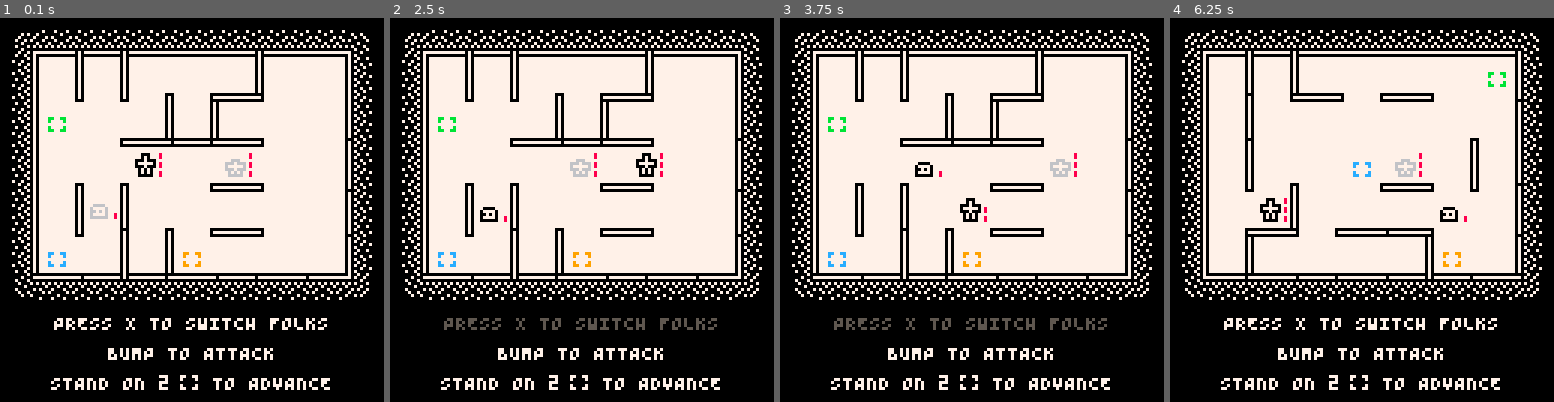
Above: before the commit, frames 1-4 (left to right).
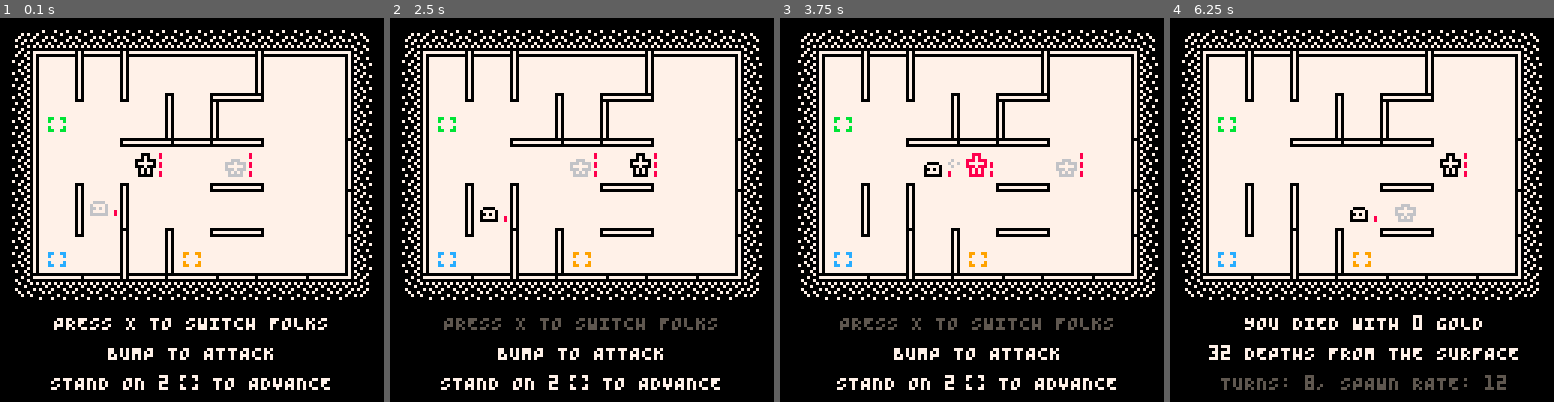
Above: after the commit, the same moments.

Repository: taylordolan/grid-folks
Game: PICO-8 cartridge grid_folks.p8
Two runs of this game, one before a commit and one after it. Both use one fixed random seed, a clock stepped at 60 frames per second and the inputs below.
Inputs:
- Up to frame 1 (0.1 s): no input
- Up to frame 2 (2.5 s): tap X (X key) at 0.33, 1.07, 1.85 s; tap O (Z key) at 0.7, 1.7, 2.1 s; hold Right 1.6-2.1 s; hold Up 2.15-2.42 s; hold Right from 2.47 s (still down)
- Up to frame 3 (3.75 s): tap O (Z key) every 0.4 s from 2.5 to 3.7 s; tap X (X key) at 2.97 s; release Right at 3.03 s; hold Left 3.08-3.58 s; hold Down from 3.63 s (still down)
- Up to frame 4 (6.25 s): release Down at 3.97 s; hold Right 4.02-4.68 s; tap X (X key) at 4.08, 5.2 s; tap O (Z key) every 0.4 s from 4.1 to 6.1 s; hold Up 4.73-5.03 s; hold Left 5.08-5.68 s; hold Down 5.73-6.03 s; hold Right from 6.08 s (still down)

The runs differ from the first frame. In frame 1, 0.2% of the frame differs, in the area x 23-31%, y 47-53%; in frame 2, 0.2%; in frame 3, 13%, in the area x 3-99%, y 3-97%; in frame 4, 8.3%.

Commit message:
wait animation for timid enemies

Diff:
--- a/grid_folks.p8
+++ b/grid_folks.p8
@@ -19,13 +19,13 @@
 -- [x] smooth out animations on new_num_effect and new_charge
 -- [x] maybe dash enemies should leave a visual trail
 -- [x] flash threatened health
--- [ ] make a clearer animation for when timid enemies wait
+-- [x] make a clearer animation for when timid enemies wait
+-- [ ] different screen shake direction for shoot?
 -- [ ] optimize pathfinding/movement
 -- [ ] report cpu and framerate in debug mode
 
 -- optimizations
--- [x] create a trim function for removing the first item in a table if its length is > 1
--- [x] clean up h_btns()
+-- [ ] clean up end_draw()
 
 -- game state that gets refreshed on restart
 function _init()
@@ -70,7 +70,7 @@
 	has_advanced = false
   has_bumped = false
   depth = 32
-  ani_frames = 4
+  ani_frames = 6
   shakes = {{0,0}}
   game_over = false
   time = 0
@@ -485,7 +485,7 @@
 				local _half = {(_here[1] + _next[1]) / 2, _here[2]-4}
 				set_tile(self, next_tile)
 				ani_to(self, {_half, _next}, ani_frames/2, 0)
-				delay = ani_frames
+				delay = ani_frames * 2
 				sfx(sounds.jump, 3)
 				p_turn = false
 
@@ -500,7 +500,7 @@
           end
 					new_shot(self, direction)
 					sfx(sounds.shoot, 3)
-					delay = ani_frames
+					delay = ani_frames * 2
 					p_turn = false
 
 				-- otherwise, if there's an enemy in the destination, hit it
@@ -510,14 +510,14 @@
 					local here = pos_pix(tile(self))
 					local bump = {here[1] + direction[1] * 4, here[2] + direction[2] * 4}
 					ani_to(self, {bump, here}, ani_frames/2, 0)
-					delay = ani_frames
+					delay = ani_frames * 2
 					p_turn = false
 
 				-- otherwise, move to the destination
 				else
 					set_tile(self, next_tile)
 					ani_to(self, {pos_pix(next_tile)}, ani_frames, 0)
-					delay = ani_frames
+					delay = ani_frames * 2
 					p_turn = false
 				end
 			end
@@ -636,7 +636,7 @@
 
 function new_e()
 	local _e = new_thing()
-  _e.sprite = 021
+  _e.sprites = {021}
 	_e.type = "enemy"
   _e.target_type = "hero"
 	_e.stunned = true
@@ -726,7 +726,7 @@
       local here = pos_pix(tile(self))
       local bump = {here[1] + direction[1] * 4, here[2] + direction[2] * 4}
       ani_to(self, {bump, here}, ani_frames/2, 2)
-      delay = ani_frames
+      delay = ani_frames * 2
       sfx(sounds.enemy_bump, 3)
     end
   end
@@ -735,13 +735,13 @@
     if self.step then
       set_tile(self, self.step)
       ani_to(self, {pos_pix(self.step)}, ani_frames, 0)
-      delay = ani_frames
+      delay = ani_frames * 2
     end
   end
 
 	_e.draw = function(self)
 
-		local sprite = self.sprite
+		local sprite = self.sprites[1]
 
 		-- set the current screen destination using the first value in pixels
 		local sx = self.pixels[1][1]
@@ -768,6 +768,7 @@
       spr(002, sx, sy)
 		end
 
+    trim(self.sprites)
 		self:end_draw()
 	end
 
@@ -801,7 +802,7 @@
 
 function new_e_timid()
   local _e = new_e()
-  _e.sprite = 021
+  _e.sprites = {021}
 	_e.health = 1
 
   _e.get_step = function(self)
@@ -814,11 +815,12 @@
           distance(step, tile(hero_b)) > 1
         then
           return step
+        -- wait
         else
           local dir = get_direction(tile(self), step)
           local _a = pos_pix(tile(self))
           local _b = {_a[1] + dir[1] * 2, _a[2] + dir[2] * 2}
-          ani_to(self, {_b,_a}, ani_frames / 2, 0)
+          self.sprites = frames({027,021},ani_frames)
         end
       end
     end
@@ -829,7 +831,7 @@
 
 function new_e_dash()
   local _e = new_e()
-  _e.sprite = 026
+  _e.sprites = {026}
   _e.health = 1
   _e.dir = {0,0}
 
@@ -882,7 +884,7 @@
       end
       set_tile(self, _t)
       ani_to(self, {pos_pix(_t)}, ani_frames, 0)
-      delay = ani_frames
+      delay = ani_frames * 2
       sfx(sounds.enemy_bump, 3)
       self.health = 0
     end
@@ -893,14 +895,14 @@
 
 function new_e_slime()
   local _e = new_e()
-  _e.sprite = 022
+  _e.sprites = {022}
 
   _e.move = function(self)
     if self.step then
       set_tile(new_e_baby(), tile(self))
       set_tile(self, self.step)
       ani_to(self, {pos_pix(self.step)}, ani_frames, 0)
-      delay = ani_frames
+      delay = ani_frames * 2
       self.stunned = true
     end
   end
@@ -912,7 +914,7 @@
       local here = pos_pix(tile(self))
       local bump = {here[1] + direction[1] * 4, here[2] + direction[2] * 4}
       ani_to(self, {bump, here}, ani_frames/2, 2)
-      delay = ani_frames
+      delay = ani_frames * 2
       sfx(sounds.enemy_bump, 3)
       self.stunned = true
     end
@@ -924,7 +926,7 @@
 function new_e_baby()
   local _e = new_e()
 	_e.health = 1
-  _e.sprite = 023
+  _e.sprites = {023}
   return _e
 end
 
@@ -1021,7 +1023,7 @@
     if self.step then
       set_tile(self, self.step)
       ani_to(self, {pos_pix(self.step)}, ani_frames, 0)
-      delay = ani_frames
+      delay = ani_frames * 2
 
       local grow_enemies = {}
       for next in all(enemies) do
@@ -1462,7 +1464,7 @@
         print(sign .. amount, result[1], result[2], outline)
 			end
 			print(sign .. amount, base[1], base[2], color)
-			if self.t < 128 then
+			if self.t < 64 then
         self.t += 1
         self.offset = max(-8, self.offset - 1)
 			else
@@ -1955,7 +1957,7 @@
   _c.color = color
   _c.list = effects
   _c.offset = -8
-  _c.delay = ani_frames
+  _c.delay = ani_frames * 2
   _c.draw = function(self)
     if self.delay > 0 then
       self.delay -= 1
@@ -1978,7 +1980,7 @@
 function new_button(color)
 	local _b = new_thing()
 
-  _b.sprites = {016,016,016,016,017,017,017,017,018}
+  _b.sprites = frames({016,017,018})
   _b.c_o = frames({-8,-7,-6,-5,-4,-3,-2,-1}) -- charge offset
 	_b.type = "button"
 	_b.color = color
@@ -2017,14 +2019,14 @@
 0007000ff07070fffffffffffffaaafffaa6aafffff6ffffffffffff600600070606060600060000060006000000000000000000000000000000000000000000
 f07070fff07070fffff6ffffffffffffffffffffffffffffffffffff000006070000000000600607000600070000000000000000000000000000000000000000
 f00000fff00000fffff6ffffffffffffffffffffffffffffffffffff060060077777777706006007000006070000000000000000000000000000000000000000
-fffffffffffffffffffffffffff77fffffffffffffffffffffffffffffffffffffffffff000000ffffffffff0000000000000000000000000000000000000000
-ffffffffffffffffffffffffff7667ffeeeeeeee00000fffffffffffffffffff000000ff077770ffffffffff0000000000000000000000000000000000000000
-fffffffffffffffffffffffff767767feffffffe07070ffff0000fffffffffff077770ff007070ff000000ff0000000000000000000000000000000000000000
-f66ff66fffffffffff6666ffff7667ffefeeeefe070700ff077770fff0000fff007070ff077770ff077770ff0000000000000000000000000000000000000000
-f6ffff6fff6666fff666666ffff77fffefeffefe077770ff077770ff077770ff0777700f0077700f0070700f0000000000000000000000000000000000000000
-fffffffff666666ff666666fffffffffefeeeefe007070ff007070ff007070ff0077770ff077770f0777770f0000000000000000000000000000000000000000
-f6ffff6ff666666ff566665fffffffffeffffffe077770ff0777770f077770fff070700ff070700f0707070f0000000000000000000000000000000000000000
-f66ff66fff6666ffff5555ffffffffffeeeeeeee000000ff0000000f000000fff00000fff00000ff0000000f0000000000000000000000000000000000000000
+fffffffffffffffffffffffffff77fffffffffffffffffffffffffffffffffffffffffff000000ffffffffffffffffff00000000000000000000000000000000
+ffffffffffffffffffffffffff7667ffeeeeeeee00000fffffffffffffffffff000000ff077770ffffffffffffffffff00000000000000000000000000000000
+fffffffffffffffffffffffff767767feffffffe07070ffff0000fffffffffff077770ff007070ff000000ff00000fff00000000000000000000000000000000
+f66ff66fffffffffff6666ffff7667ffefeeeefe070700ff077770fff0000fff007070ff077770ff077770ff07070fff00000000000000000000000000000000
+f6ffff6fff6666fff666666ffff77fffefeffefe077770ff077770ff077770ff0777700f0077700f0070700f070700ff00000000000000000000000000000000
+fffffffff666666ff666666fffffffffefeeeefe007070ff007070ff007070ff0077770ff077770f0777770f077770ff00000000000000000000000000000000
+f6ffff6ff666666ff566665fffffffffeffffffe077770ff0777770f077770fff070700ff070700f0707070f077770ff00000000000000000000000000000000
+f66ff66fff6666ffff5555ffffffffffeeeeeeee000000ff0000000f000000fff00000fff00000ff0000000f000000ff00000000000000000000000000000000
 00000000000000000000000000b00000000000000000000000000000000000000000000000000000000000000000000000000000000000000000000000000000
 00000000bbbb00000000000000b00000000000000000000000000000000000000000009999000000000000000000000000000000000000000000000000000000
 0070000bbbbbb00007770000bbbbb000770707007700770777000000000000077770099999900007770000777007707000770000000000000000000000000000
